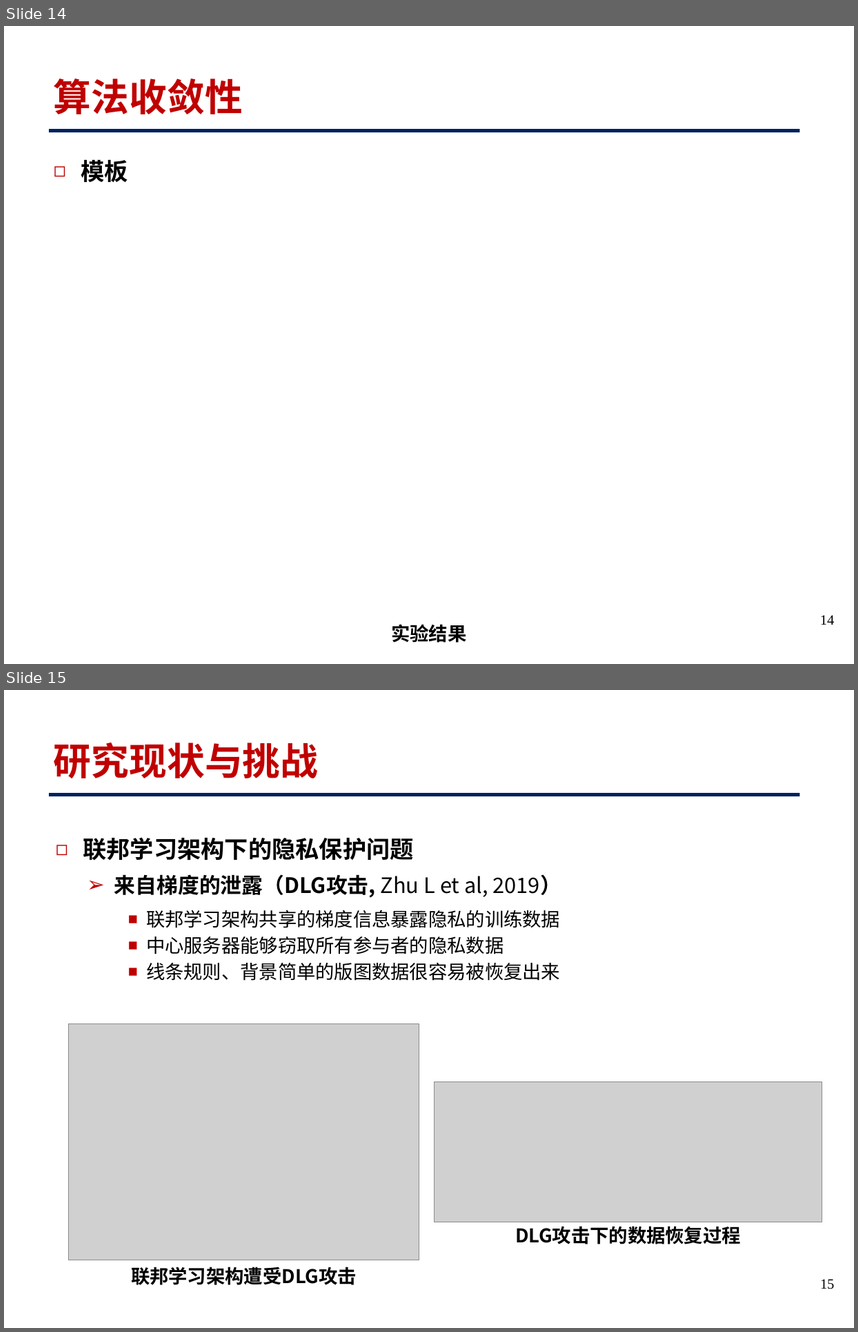
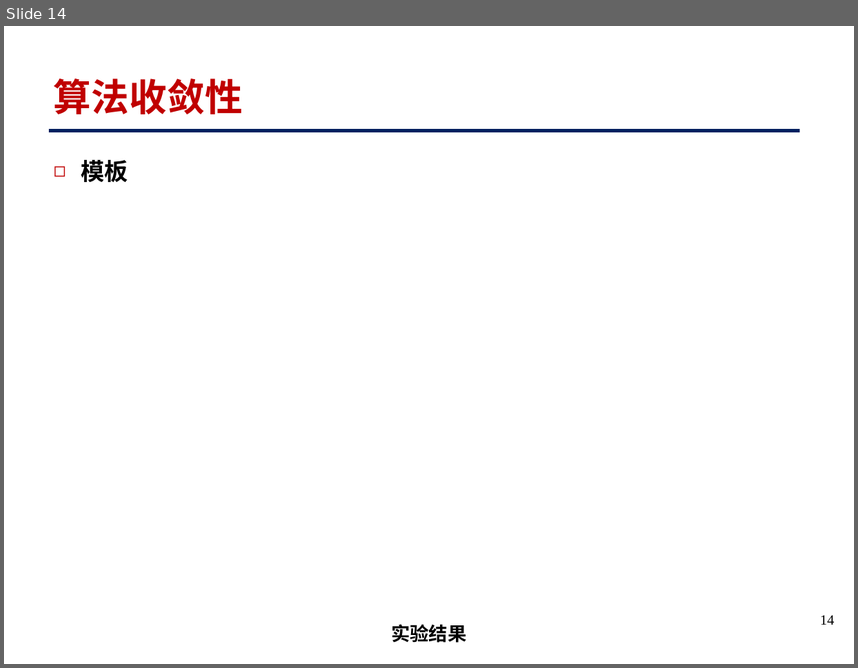
Before and after one commit to lxz36/GitProjectFor-FL-Series-BasedOnHotspotDetection, a slide deck: 联邦蒸馏学习小文章项目-相关ppt+文章+论文源代码/参考文献+联邦+蒸馏学习+icassp+光刻热点参考文献+相关资料ppt/2024-07-31 联邦蒸馏学习-基于卷积.pptx. Shown one above the other, each under a label of ours: slides 14 and 15 before the commit, slide 14 after it. The pictures are 858x1332 and 858x668 pixels, drawn with LibreOffice and Linux fonts; fonts in the diff are those of the drawing; grey boxes stand for pictures. Boxes give left, top, right and bottom in pixels: in the first picture for what was removed or moved away, otherwise in the second. Text is boxed around its words. In the diff, an @@ line names an element or a change of style, - is before the commit and + after.

```diff
--- a/联邦蒸馏学习小文章项目-相关ppt+文章+论文源代码/参考文献+联邦+蒸馏学习+icassp+光刻热点参考文献+相关资料ppt/2024-07-31 联邦蒸馏学习-基于卷积.pptx
+++ b/联邦蒸馏学习小文章项目-相关ppt+文章+论文源代码/参考文献+联邦+蒸馏学习+icassp+光刻热点参考文献+相关资料ppt/2024-07-31 联邦蒸馏学习-基于卷积.pptx
@@ slide 15 removed at <box>4,690,854,1328</box>, background #FFFFFF; not listed: 1 template element that a slide beside it also shows @@
@@ title removed at <box>54,742,318,778</box> @@
-研究现状与挑战
@@ text removed at <box>83,837,562,980</box> @@
-◻ 联邦学习架构下的隐私保护问题
-  ➢ 来自梯度的泄露（DLG攻击, Zhu L et al, 2019）
-    ■ 联邦学习架构共享的梯度信息暴露隐私的训练数据
-    ■ 中心服务器能够窃取所有参与者的隐私数据
-    ■ 线条规则、背景简单的版图数据很容易被恢复出来
@@ picture removed at <box>69,1023,419,1259</box> @@
@@ picture removed at <box>434,1082,822,1222</box> @@
@@ text removed at <box>515,1225,741,1244</box> @@
-DLG攻击下的数据恢复过程
@@ text removed at <box>131,1266,357,1285</box> @@
-联邦学习架构遭受DLG攻击
@@ page number removed at <box>820,1279,834,1289</box> @@
-15
```
Also in this commit, not shown: 1 slide changed, 2 other slides removed.
